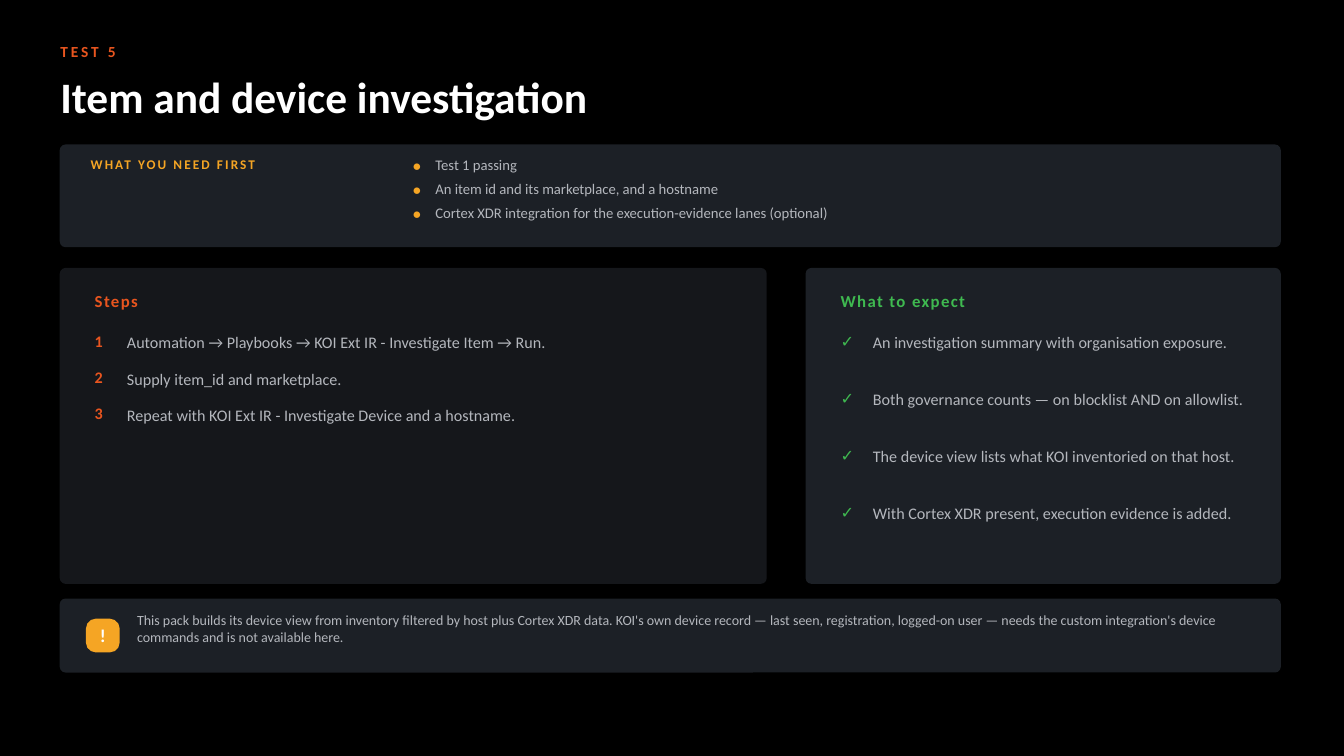
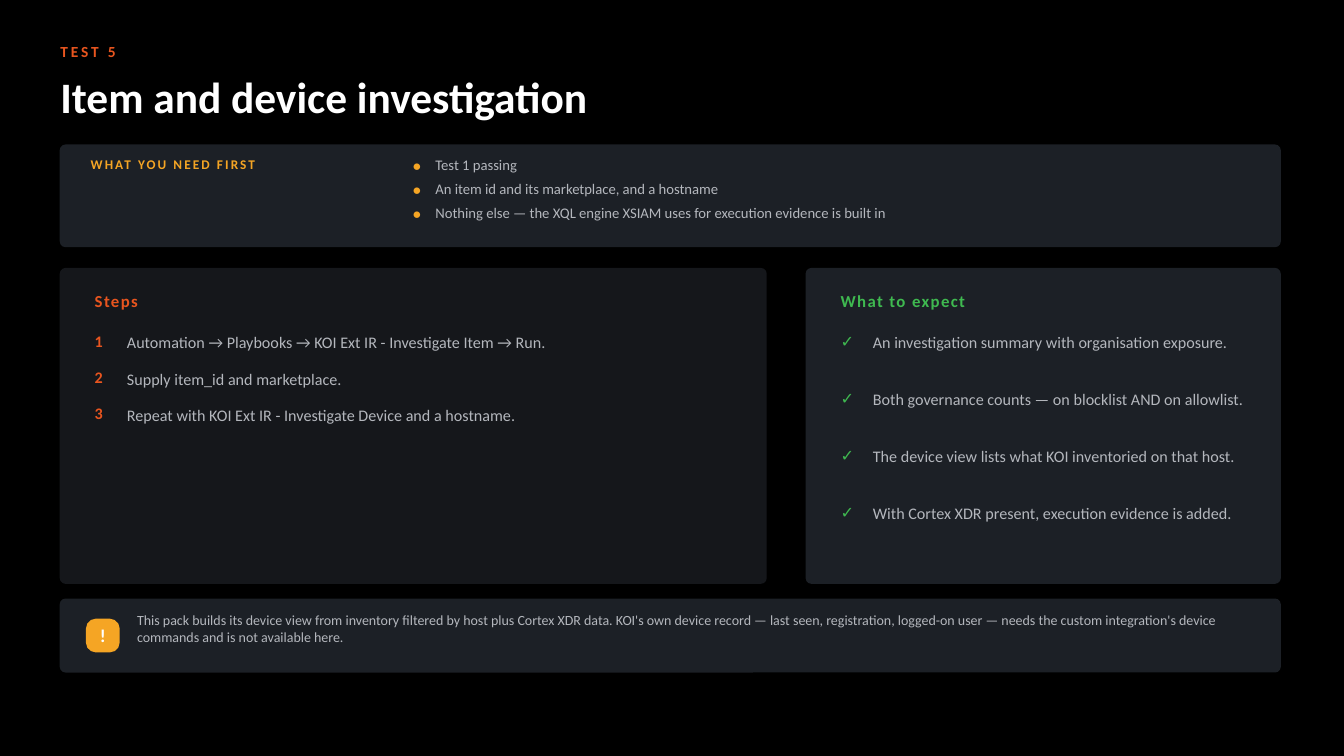
Before and after one commit to ayman-m/koi-xsiam-markeplacepack, a slide deck: slide 9 of docs/KOI_Marketplace_Pack_Test_Guide.pptx. Drawn at 1344x756 pixels with LibreOffice and Linux fonts; fonts in the diff are those of the drawing. Boxes give left, top, right and bottom in pixels: in the first picture for what was removed or moved away, otherwise in the second. Text is boxed around its words. In the diff, an @@ line names an element or a change of style, - is before the commit and + after.

```diff
--- a/docs/KOI_Marketplace_Pack_Test_Guide.pptx
+++ b/docs/KOI_Marketplace_Pack_Test_Guide.pptx
@@ text at <box>435,208,885,221</box>: text changed @@
-Cortex XDR integration for the execution-evidence lanes (optional)
+Nothing else — the XQL engine XSIAM uses for execution evidence is built in
```
Also in this commit, not shown: 5 other slides changed, 3 other files.
